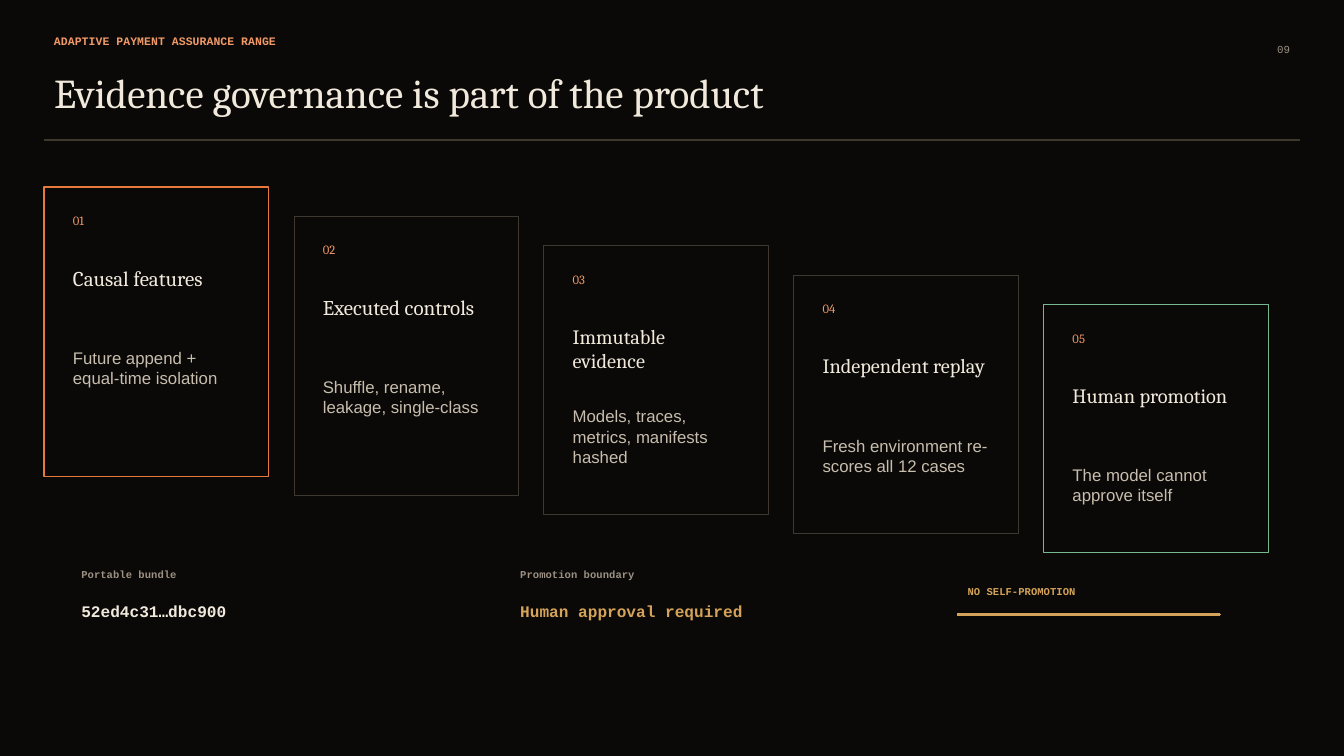
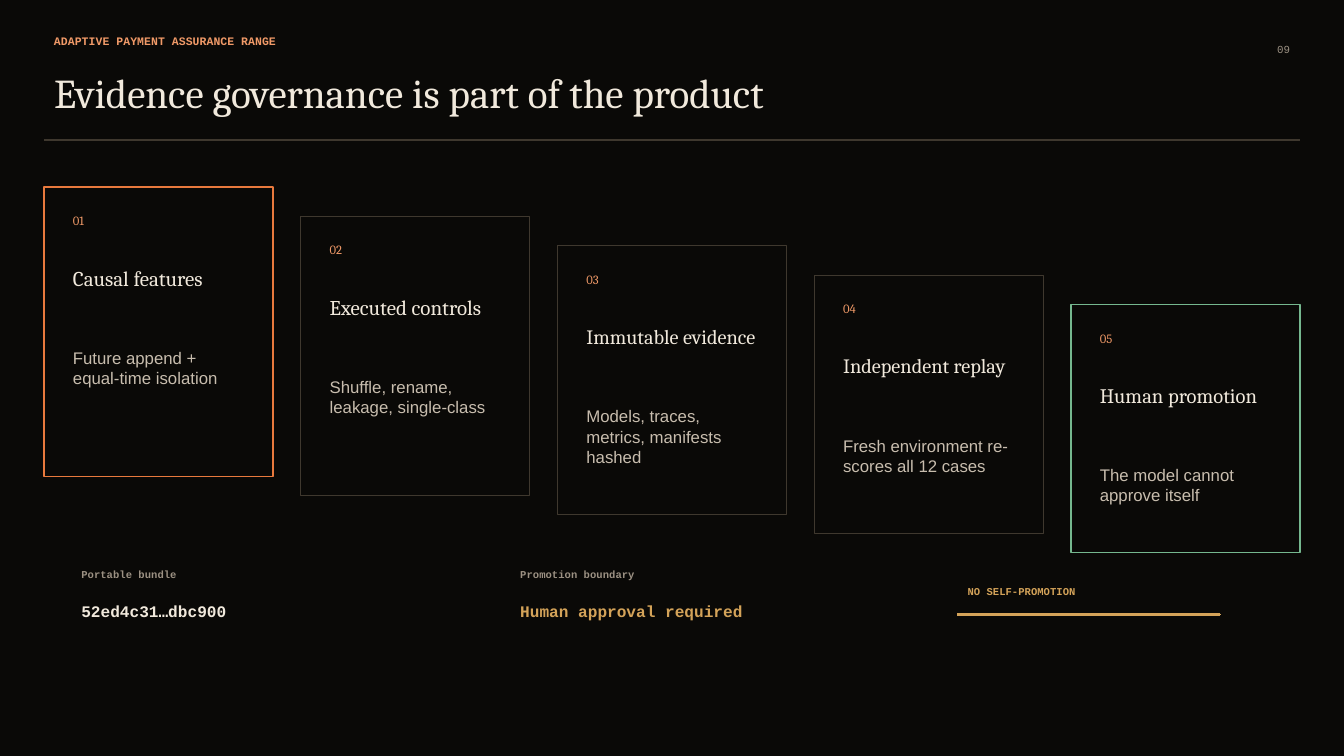
Before and after one commit to Dljdd/LedgerPeLabs, a slide deck: slide 9 of docs/submission/APAR_COMPETITION_DECK.pptx. Drawn at 1344x756 pixels with LibreOffice and Linux fonts; fonts in the diff are those of the drawing. Boxes give left, top, right and bottom in pixels: in the first picture for what was removed or moved away, otherwise in the second. Text is boxed around its words. In the diff, an @@ line names an element or a change of style, - is before the commit and + after.

Commit message:
design: align deck imagery and card grids

```diff
--- a/docs/submission/APAR_COMPETITION_DECK.pptx
+++ b/docs/submission/APAR_COMPETITION_DECK.pptx
@@ rounded rectangle: place and size @@
-rounded rectangle at <box>44,187,269,477</box>
+rounded rectangle at <box>44,187,273,477</box>
@@ rounded rectangle: place and size @@
-rounded rectangle at <box>294,217,519,496</box>
+rounded rectangle at <box>300,217,529,496</box>
@@ text "02": place and size @@
-text "02" at <box>323,245,335,254</box>
+text "02" at <box>330,245,342,254</box>
@@ rounded rectangle: place and size @@
-rounded rectangle at <box>544,246,769,515</box>
+rounded rectangle at <box>558,246,786,515</box>
@@ text "03": place and size @@
-text "03" at <box>573,275,585,284</box>
+text "03" at <box>586,275,598,284</box>
@@ text "Executed controls": place and size @@
-text "Executed controls" at <box>323,300,474,315</box>
+text "Executed controls" at <box>330,300,481,316</box>
@@ rounded rectangle: place and size @@
-rounded rectangle at <box>795,275,1019,533</box>
+rounded rectangle at <box>815,275,1044,533</box>
@@ text "04": place and size @@
-text "04" at <box>823,304,836,313</box>
+text "04" at <box>843,304,856,313</box>
@@ text "Immutable evidence" rewrapped from <box>573,330,665,368</box> to <box>586,330,755,345</box> @@
@@ rounded rectangle: place and size @@
-rounded rectangle at <box>1044,304,1268,553</box>
+rounded rectangle at <box>1071,304,1300,553</box>
@@ text "05": place and size @@
-text "05" at <box>1072,334,1085,343</box>
+text "05" at <box>1100,334,1113,343</box>
@@ text "Independent replay": place and size @@
-text "Independent replay" at <box>823,359,985,378</box>
+text "Independent replay" at <box>843,359,1006,378</box>
@@ text "Shuffle, rename, leakage, single-class": place and size @@
-text "Shuffle, rename, leakage, single-class" at <box>323,381,479,417</box>
+text "Shuffle, rename, leakage, single-class" at <box>330,381,486,417</box>
@@ text "Human promotion": place and size @@
-text "Human promotion" at <box>1072,389,1228,408</box>
+text "Human promotion" at <box>1100,389,1257,408</box>
@@ text "Human promotion" at <box>1100,389,1257,408</box>: size 14.5 to 14.7 pt @@
@@ text "Models, traces, metrics, manifests hashed": place and size @@
-text "Models, traces, metrics, manifests hashed" at <box>573,410,708,463</box>
+text "Models, traces, metrics, manifests hashed" at <box>586,410,722,463</box>
@@ text "Fresh environment re-scores all 12 ...": place and size @@
-text "Fresh environment re-scores all 12 ..." at <box>823,440,988,472</box>
+text "Fresh environment re-scores all 12 ..." at <box>843,440,1008,472</box>
@@ text "The model cannot approve itself": place and size @@
-text "The model cannot approve itself" at <box>1072,469,1206,505</box>
+text "The model cannot approve itself" at <box>1100,469,1234,505</box>
```
Also in this commit, not shown: 3 other slides changed, 2 other files.
